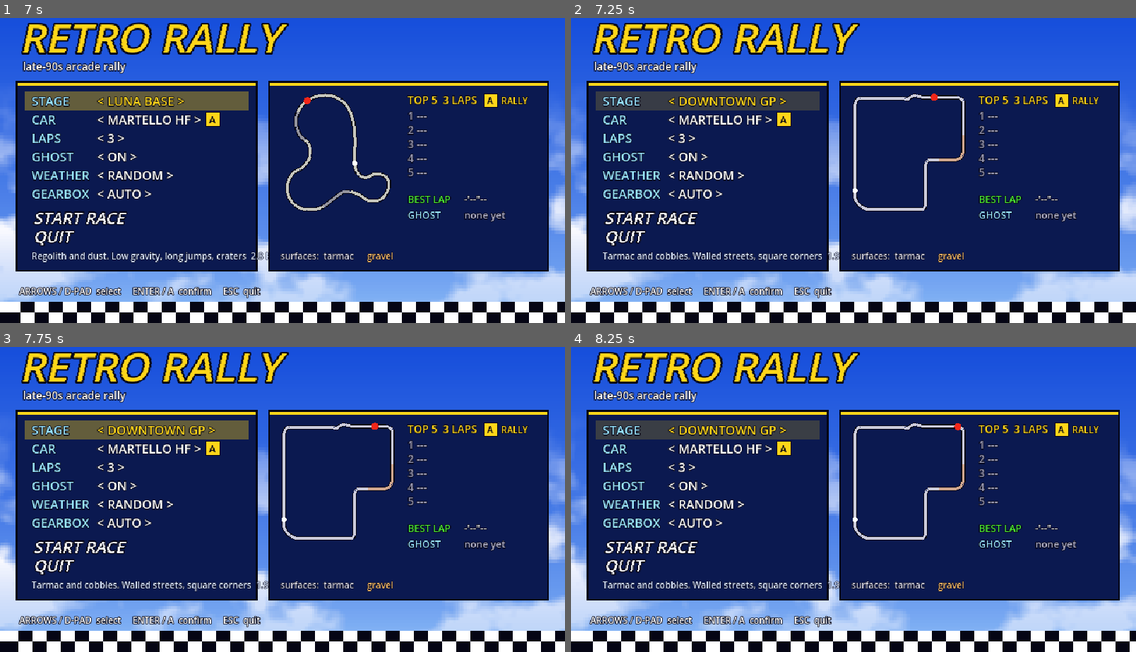
Above: before the commit, frames 1-4 (two rows, left to right).
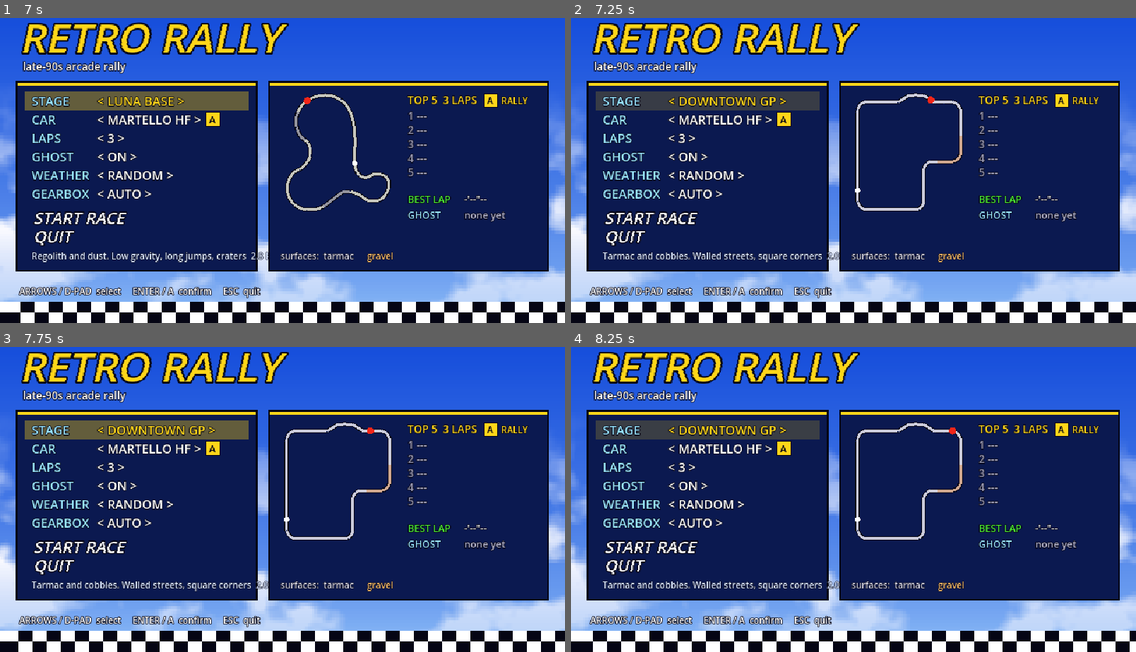
Above: after the commit, the same moments.

Repository: NiklasRenner/opus-rally-game
Game: Godot game, scene res://menu.tscn
The game is run twice, just before and just after one commit, with the same random seed, the same clock (stepped at 60 frames per second) and the same inputs.
Inputs (mouse positions are in pixels of both pictures, inside the frame that each line leads up to):
- Up to frame 1 (7 s): tap Enter (ui_accept) at 0.5, 0.77, 1.07, 3.77, 4.07, 6.77 s; move the mouse to (406, 149) at 0.52 s; hold D (steer_right) 0.53-1.25 s; hold C (camera) 0.53-1.25 s; click (406, 149) at 0.67 s; drag from (169, 179) to (254, 228) at 1.27 s; move the mouse to (339, 94) at 2.02 s; hold D (steer_right) 2.03-2.75 s; hold C (camera) 2.03-2.75 s; drag from (254, 228) to (113, 115) at 2.77 s; move the mouse to (452, 213) at 3.52 s; hold A (steer_left) 3.53-4.25 s; hold C (camera) 3.53-4.25 s; tap F2 (look) at 4.15 s; drag from (113, 115) to (197, 85) at 4.27 s; move the mouse to (310, 164) at 5.02 s; hold S (brake) 5.03-5.75 s; hold C (camera) 5.03-5.75 s; click (310, 164) at 5.17 s; drag from (197, 85) to (169, 179) at 5.77 s; move the mouse to (406, 149) at 6.52 s; hold W (accelerate) from 6.53 s (still down); hold C (camera) from 6.53 s (still down)
- Up to frame 2 (7.25 s): keep holding W (accelerate); keep holding C (camera); tap Enter (ui_accept) at 7.07 s
- Up to frame 3 (7.75 s): release W (accelerate) at 7.25 s; release C (camera) at 7.25 s; drag from (169, 508) to (254, 557) at 7.27 s
- Up to frame 4 (8.25 s): move the mouse to (910, 423) at 8.02 s; hold S (brake) from 8.03 s (still down); hold C (camera) from 8.03 s (still down)

Frame 1 is identical in both runs. In frame 2, 1.3% of the frame differs, in the area x 45-70%, y 24-80%; in frame 3, 1.3%; in frame 4, 1.3%.

Commit message:
Wider, rounder city corners; nobody on the road; level moon base
DOWNTOWN GP: the corners are now true arcs of 36-50 m on streets a
quarter wider, and the chicane is longer and gentler, so the walls stay
off the racing line. Spectators, fans and street lamps are skipped where
another part of the road passes close by round a corner.
LUNA BASE: the ground by the start and along the base is levelled (no
hills or craters), so the domes, habitats and landers stand flat.

Co-Authored-By: Claude Opus 5.5 (1M context) <noreply@anthropic.com>

Diff:
--- a/scripts/city_scenery.gd
+++ b/scripts/city_scenery.gd
@@ -355,7 +355,7 @@
 			var k := i + (6 if s > 0.0 else 0)
 			var xf := track.frame(k)
 			var base := Vector3(s * (_hw(k) + 2.5), -0.4, 0)
-			if not _at_junction(k, s, 3):
+			if not _at_junction(k, s, 3) and _clear(xf * base, k, _hw(k) + 2.0):
 				_cuboid(_steel, xf, base + Vector3(0, 3.8, 0), Vector3(0.16, 7.6, 0.16), pole)
 				_cuboid(_steel, xf, base + Vector3(-s * 0.9, 7.6, 0), Vector3(1.8, 0.12, 0.12), pole)
 				var mi := MeshInstance3D.new()
@@ -391,6 +391,8 @@
 					var off := _hw(k) + 3.0 + row * 0.8
 					if _rng.randf() < 0.75 - row * 0.15:
 						var p := Vector3(s * (off + _rng.randf_range(-0.2, 0.2)), -0.4 + row * 0.2, _rng.randf_range(-1.2, 1.2))
+						if not _clear(xf * p, k, _hw(k) + 2.6):
+							continue  # that's the road again, round a corner
 						_crowd.person(xf * Transform3D(Basis(Vector3.UP, s * PI * 0.5 + _rng.randf_range(-0.4, 0.4)), p),
 							_rng.randf() < 0.5)
 		i += _rng.randi_range(30, 55)
--- a/scripts/maps.gd
+++ b/scripts/maps.gd
@@ -12,7 +12,8 @@
 ##             tunnel [from, to], water [[x0, z0, x1, z1], ...] with water_level
 ##             (a route section on "ford" dips under it, one on "wood" becomes a
 ##             bridge over it), landmark [x, z, size] (the jungle pyramid),
-##             gravity (m/s^2, default Earth's), no_rain, and on the Moon
+##             gravity (m/s^2, default Earth's), no_rain, width (road width
+##             multiplier), and on the Moon
 ##             craters [[x, z, radius, depth], ...], crater_field (how many
 ##             small random ones) and base [[from, to], ...] lined with modules
 
@@ -202,13 +203,24 @@
 		"blurb": "Tarmac and cobbles. Walled streets, square corners",
 		"seed": 2001,
 		# a street circuit round the blocks: down the main avenue, a chicane on
-		# the riverside road, the cobbled old square and back along the boulevard
-		"points": [
-			Vector2(0, 0), Vector2(0, -280), Vector2(0, -378), Vector2(8, -409), Vector2(34, -420), Vector2(210, -420),
-			Vector2(235, -414), Vector2(258, -428), Vector2(280, -434), Vector2(302, -426), Vector2(462, -423), Vector2(484, -414),
-			Vector2(493, -392), Vector2(493, -210), Vector2(490, -165), Vector2(476, -146), Vector2(451, -140), Vector2(350, -140),
-			Vector2(330, -132), Vector2(322, -109), Vector2(322, 56), Vector2(314, 78), Vector2(291, 87), Vector2(84, 87),
-			Vector2(39, 78), Vector2(11, 56), Vector2(0, 28),
+		# the riverside road, the cobbled old square and back along the boulevard.
+		# The corners are true arcs (radius 36-50 m) on wider streets, so the
+		# walls stay off the racing line
+		"points": [
+			Vector2(0, 0), Vector2(0, -55), Vector2(0, -110), Vector2(0, -165), Vector2(0, -219), Vector2(0, -274),
+			Vector2(0, -329), Vector2(0, -384), Vector2(1, -393), Vector2(4, -402), Vector2(8, -410), Vector2(13, -417),
+			Vector2(20, -422), Vector2(28, -426), Vector2(37, -429), Vector2(46, -430), Vector2(94, -430), Vector2(142, -430),
+			Vector2(189, -430), Vector2(200, -431), Vector2(209, -436), Vector2(241, -456), Vector2(250, -461), Vector2(261, -462),
+			Vector2(309, -462), Vector2(320, -461), Vector2(329, -456), Vector2(361, -436), Vector2(370, -431), Vector2(381, -430),
+			Vector2(418, -430), Vector2(454, -430), Vector2(463, -429), Vector2(472, -426), Vector2(480, -422), Vector2(487, -417),
+			Vector2(492, -410), Vector2(496, -402), Vector2(499, -393), Vector2(500, -384), Vector2(500, -334), Vector2(500, -283),
+			Vector2(500, -232), Vector2(500, -182), Vector2(499, -173), Vector2(496, -164), Vector2(491, -156), Vector2(484, -149),
+			Vector2(476, -144), Vector2(467, -141), Vector2(458, -140), Vector2(411, -140), Vector2(364, -140), Vector2(355, -139),
+			Vector2(346, -136), Vector2(338, -131), Vector2(331, -124), Vector2(326, -116), Vector2(323, -107), Vector2(322, -98),
+			Vector2(322, -48), Vector2(322, 1), Vector2(322, 51), Vector2(321, 61), Vector2(318, 70), Vector2(312, 78),
+			Vector2(305, 85), Vector2(297, 91), Vector2(288, 94), Vector2(278, 95), Vector2(221, 95), Vector2(164, 95),
+			Vector2(107, 95), Vector2(50, 95), Vector2(40, 94), Vector2(31, 91), Vector2(22, 87), Vector2(15, 80),
+			Vector2(8, 73), Vector2(4, 64), Vector2(1, 55), Vector2(0, 45),
 		],
 		"sections": [[0.00, "asphalt"], [0.55, "cobbles"], [0.66, "asphalt"]],
 		"elevation": [[0.00, 0.0], [0.20, 1.0], [0.40, 3.0], [0.55, 4.0], [0.70, 2.0], [0.85, 0.5]],
@@ -216,6 +228,7 @@
 		"village": [],
 		"forest": 0.4,
 		"theme": "city",
+		"width": 1.25,
 	},
 ]
 
--- a/scripts/track_builder.gd
+++ b/scripts/track_builder.gd
@@ -32,6 +32,7 @@
 var _heights := PackedFloat32Array()
 var _scatter := {}  # mesh -> Array[Transform3D], drawn as one MultiMesh each
 var _crater_list: Array = []  # [x, z, radius, depth] on the Moon
+var _road_i := PackedInt32Array()  # per terrain cell: the nearest road sample
 var _rng := RandomNumberGenerator.new()
 
 
@@ -219,7 +220,7 @@
 		var acc := 0.0
 		for o in range(-6, 7):
 			acc += WIDTH[surfaces[wrapi(i + o, 0, count_pts)]]
-		widths.append(acc / 13.0)
+		widths.append(acc / 13.0 * (map.get("width", 1.0) as float))
 
 
 func _side(i: int) -> Vector3:
@@ -329,9 +330,12 @@
 	_dist.fill(1e9)
 	_road_h.resize(gn * gn)
 	_road_h.fill(0.0)
+	_road_i.resize(gn * gn)
+	_road_i.fill(0)
 	var origin := _grid_origin()
 	var r := 12
-	for p in points:
+	for pi in points.size():
+		var p := points[pi]
 		var cx := int(round((p.x - origin.x) / CELL))
 		var cz := int(round((p.z - origin.y) / CELL))
 		for z in range(maxi(cz - r, 0), mini(cz + r, gn - 1) + 1):
@@ -341,6 +345,7 @@
 				if d < _dist[k]:
 					_dist[k] = d
 					_road_h[k] = p.y
+					_road_i[k] = pi
 	# cells far from the road get the height of the nearest stamped cell's road (diffuse a bit)
 	var noise := FastNoiseLite.new()
 	noise.seed = 42
@@ -368,6 +373,9 @@
 				_heights[k] = lerpf(base - 0.3, base * 0.8, smoothstep(30.0, 90.0, _dist[k])) + rim * 30.0
 			elif _theme() == "moon":
 				_heights[k] += _craters(wx, wz) * smoothstep(VERGE + 3.0, 24.0, _dist[k])
+				if _dist[k] < 1e8 and _flat_ground(float(_road_i[k]) / points.size()):
+					# level pads for the base buildings and the start, no hills or craters
+					_heights[k] = lerpf(base - 0.3, _heights[k], smoothstep(50.0, 75.0, _dist[k]))
 			var sink := _water_depth(wx, wz)
 			if sink > 0.0:
 				_heights[k] = lerpf(_heights[k], _water_level() - 5.0, sink)
@@ -390,6 +398,17 @@
 	mat.vertex_color_use_as_albedo = true
 	mat.cull_mode = BaseMaterial3D.CULL_DISABLED
 	_add_static(st.commit_to_arrays(), mat, _offroad(), "Terrain")
+
+
+## Is the ground beside this part of the lap (a fraction) kept level? The
+## start, and on the Moon the stretches lined with the base.
+func _flat_ground(frac: float) -> bool:
+	if frac < 0.03 or frac > 0.97:
+		return true
+	for r in map.get("base", []):
+		if frac > (r[0] as float) - 0.015 and frac < (r[1] as float) + 0.015:
+			return true
+	return false
 
 
 ## Height change from the Moon's craters at a point: a bowl sunk below the
@@ -895,7 +914,12 @@
 			var pos := points[k] + _side(k) * inside * off
 			pos.y = terrain_height(pos.x, pos.z) if _road_dist(pos.x, pos.z) > 14.0 else points[k].y - 0.45
 			var face := points[k] + Vector3(0, pos.y - points[k].y, 0)
-			crowd.person(Transform3D(Basis.looking_at(face - pos, Vector3.UP), pos), _rng.randi() % 3 == 0)
+			var hop := _rng.randi() % 3 == 0
+			# inside a tight corner another part of the road can pass close by
+			var near := nearest_index(pos, k)
+			if distance_to_road(pos, near) < widths[near] * 0.5 + VERGE + 1.5:
+				continue
+			crowd.person(Transform3D(Basis.looking_at(face - pos, Vector3.UP), pos), hop)
 	var mi := crowd.make()
 	if mi:
 		add_child(mi)
